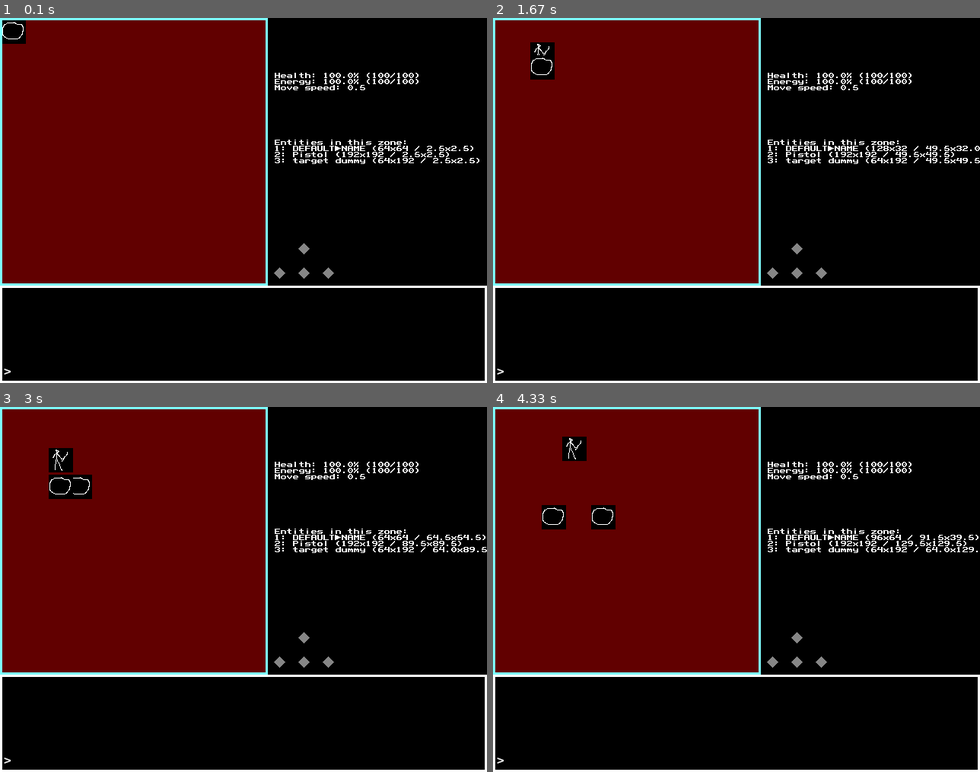
Above: before the commit, frames 1-4 (two rows, left to right).
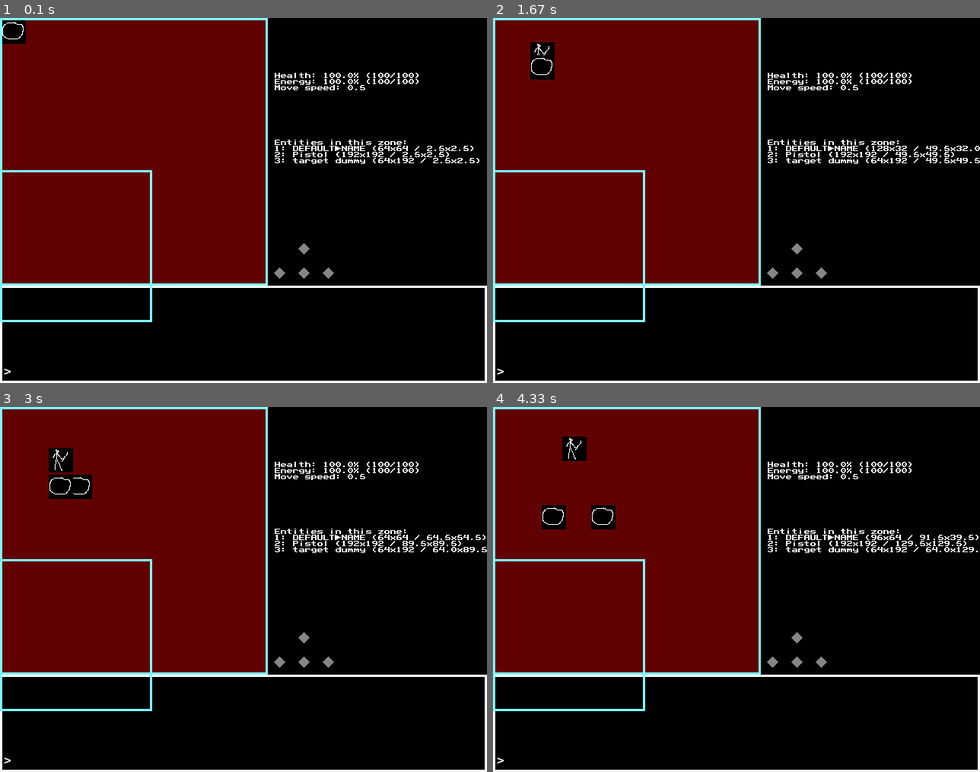
Above: after the commit, the same moments.

Repository: technomancy7/cyberpunk-text-rpg
Game: pygame game, started from __main__.py
Same seed, same stepped clock (60 frames per second), same inputs: the game is played once before the commit and once after it.
Inputs (mouse positions are in pixels of both pictures, inside the frame that each line leads up to):
- Up to frame 1 (0.1 s): no input
- Up to frame 2 (1.67 s): hold D 0.33-0.8 s; move the mouse to (717, 215) at 0.37 s; hold W 0.83-1.13 s; hold D 1.17-1.63 s
- Up to frame 3 (3 s): hold A 1.67-2.2 s; hold S 2.23-2.53 s; hold A 2.57-2.97 s
- Up to frame 4 (4.33 s): hold W 3-3.37 s; hold D 3.4-4.03 s; hold S from 4.07 s (still down)

The runs differ from the first frame. In frame 1, 0.6% of the frame differs, in the area x 0-32%, y 41-84%; in frame 2, 0.6%; in frame 3, 0.6%; in frame 4, 0.6%.

Commit message:
Typewriter effect

Diff:
--- a/screens.py
+++ b/screens.py
@@ -142,17 +142,11 @@
             xy = button["pos"]
             img = button["spr"]
             img_highlight = button["spr_hl"]
-
+            #@todo add option for real screen xy boundary
             if cursor == xy:
                 self.draw_arbitrary(xy, img_highlight)
             else:
                 self.draw_arbitrary(xy, img)
-        """
-        self.draw_arbitrary([11, 10], "diamond_dark")
-        self.draw_arbitrary([12, 10], "diamond_dark")
-        self.draw_arbitrary([13, 10], "diamond_dark")
 
-        up_arrow = [12, 9]
-        self.draw_arbitrary(up_arrow, "diamond_dark")
-
-        """
+        #if len(self.dialog_stack) > 0:
+        dialog_box = pygame.draw.rect(self.screen, (125,255,255), (0, 200, 200, 200), 3)
